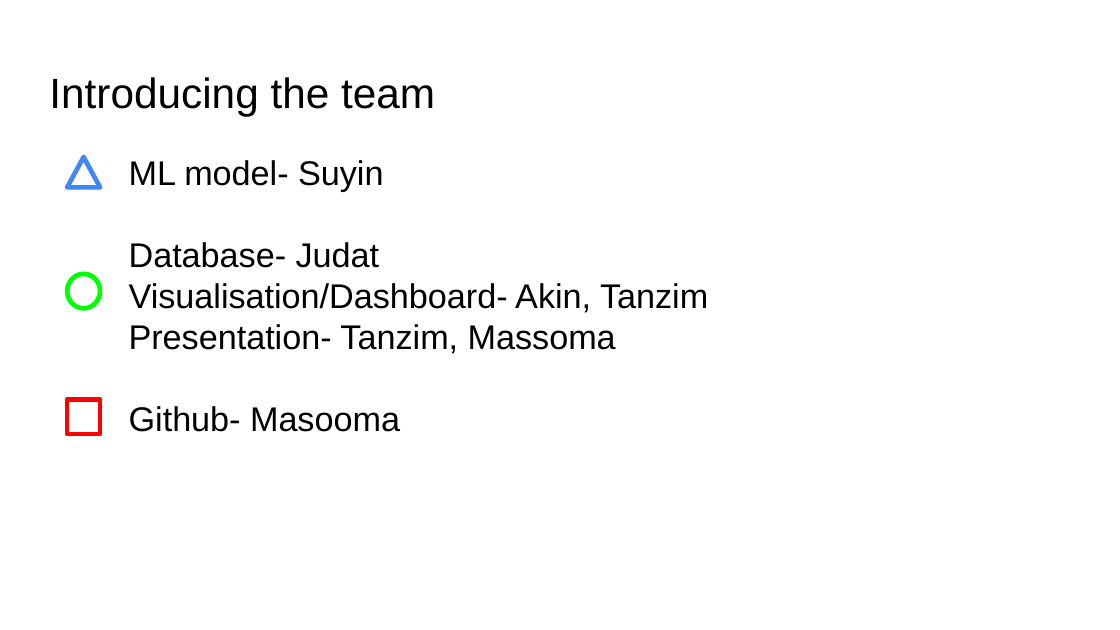
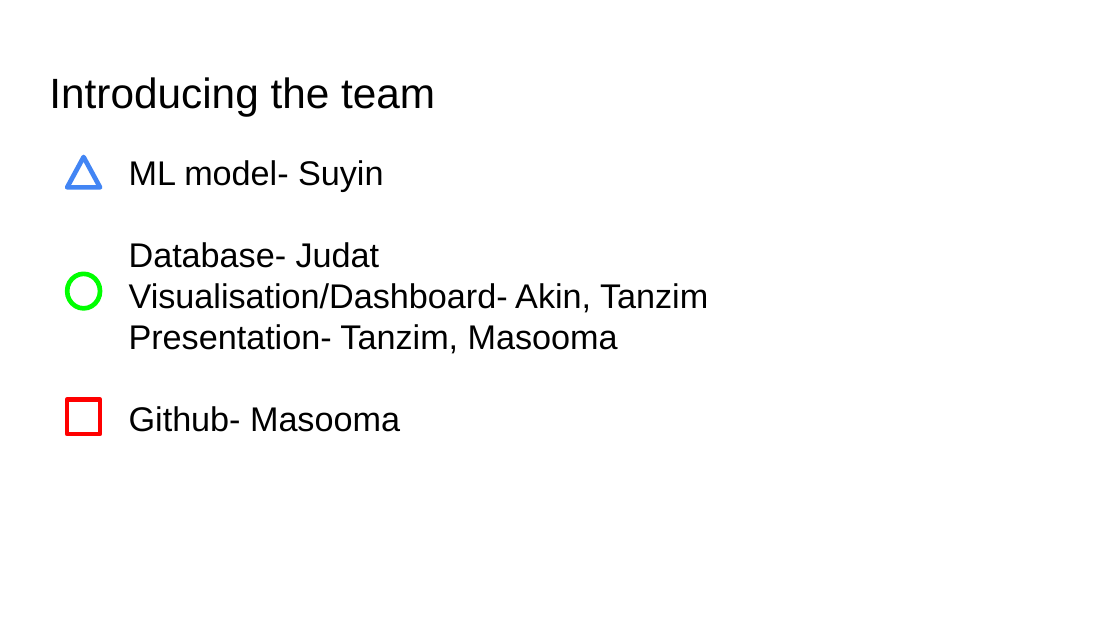
Before and after one commit to Kazmimasooma/Group-1-Disney, a slide deck: slide 2 of Presentation/Group 1 project.pptx. Drawn at 1120x630 pixels with LibreOffice and Linux fonts; fonts in the diff are those of the drawing; background and template pictures are left out. Boxes give left, top, right and bottom in pixels: in the first picture for what was removed or moved away, otherwise in the second. Text is boxed around its words. In the diff, an @@ line names an element or a change of style, - is before the commit and + after.

```diff
--- a/Presentation/Group 1 project.pptx
+++ b/Presentation/Group 1 project.pptx
@@ text at <box>129,324,618,354</box>: text changed @@
-Presentation- Tanzim, Massoma
+Presentation- Tanzim, Masooma
```
Also in this commit, not shown: 4 other slides changed, 4 slides added, 1 slide removed.
